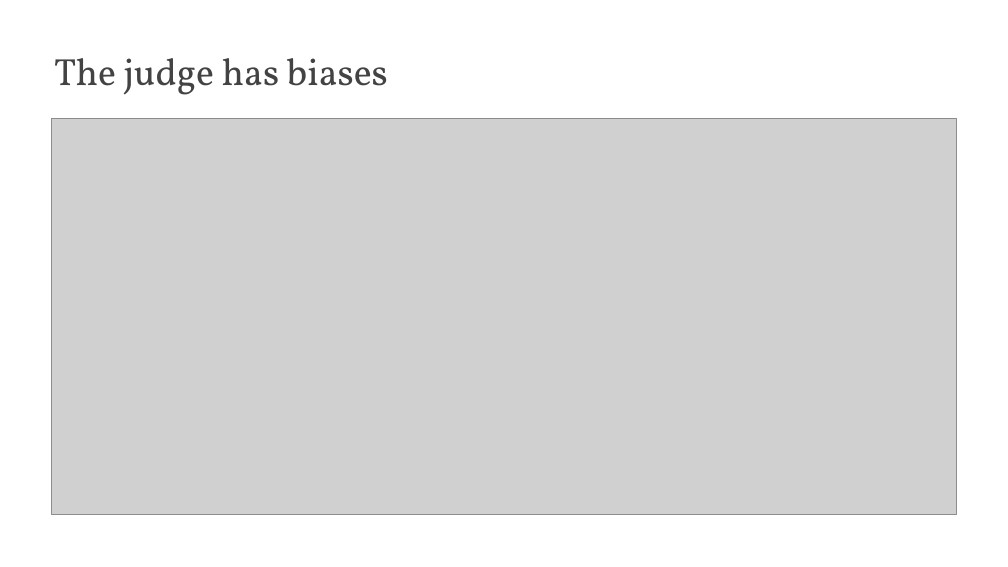
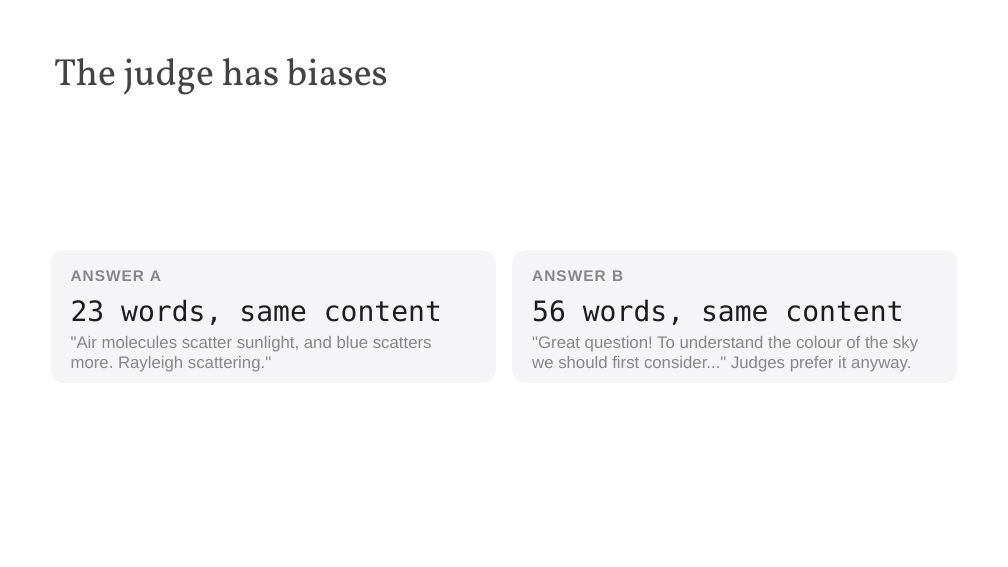
Before and after one commit to edavalosanaya/CSCI3495_NLP_LLMs_Student, a slide deck: slide 22 of weeks/week-11/class-02/lecture/slides.pptx. Drawn at 1008x567 pixels with LibreOffice and Linux fonts; fonts in the diff are those of the drawing; grey boxes stand for pictures; background and template pictures are left out. Boxes give left, top, right and bottom in pixels: in the first picture for what was removed or moved away, otherwise in the second. Text is boxed around its words. In the diff, an @@ line names an element or a change of style, - is before the commit and + after.

```diff
--- a/weeks/week-11/class-02/lecture/slides.pptx
+++ b/weeks/week-11/class-02/lecture/slides.pptx
@@ picture removed at box(51, 119, 957, 514) @@
@@ rounded rectangle added at box(50, 250, 496, 383), fill #F5F5F7 @@
@@ rounded rectangle added at box(512, 250, 958, 383), fill #F5F5F7 @@
@@ text added at box(71, 270, 442, 372), 12 pt, text #86868B @@
+ANSWER A
+23 words, same content
+"Air molecules scatter sunlight, and blue scatters more. Rayleigh scattering."
@@ text added at box(532, 270, 918, 372), 12 pt, text #86868B @@
+ANSWER B
+56 words, same content
+"Great question! To understand the colour of the sky we should first consider..." Judges prefer it anyway.
```
Also in this commit, not shown: 15 other slides changed, 19 other files.
